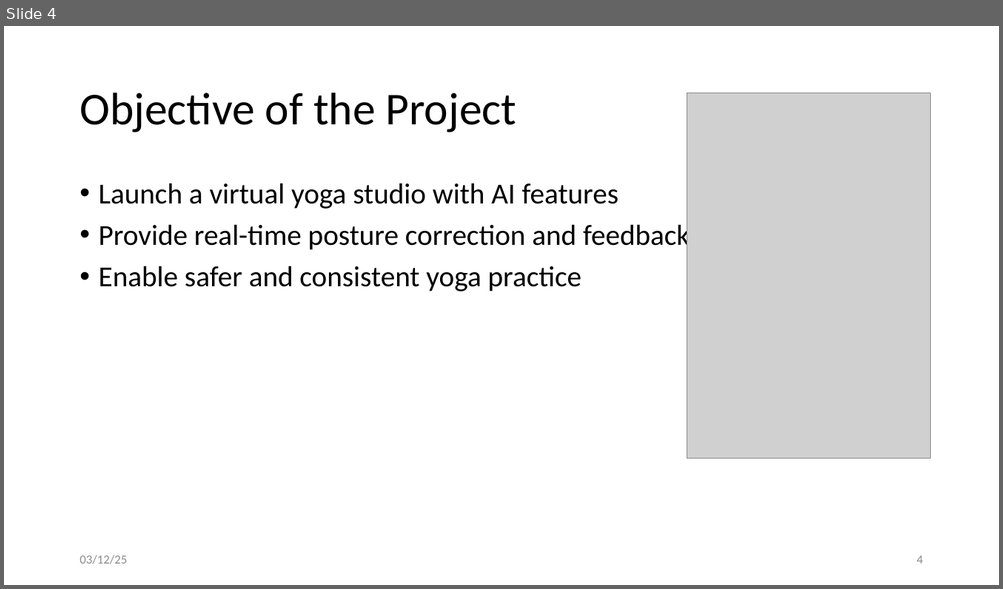
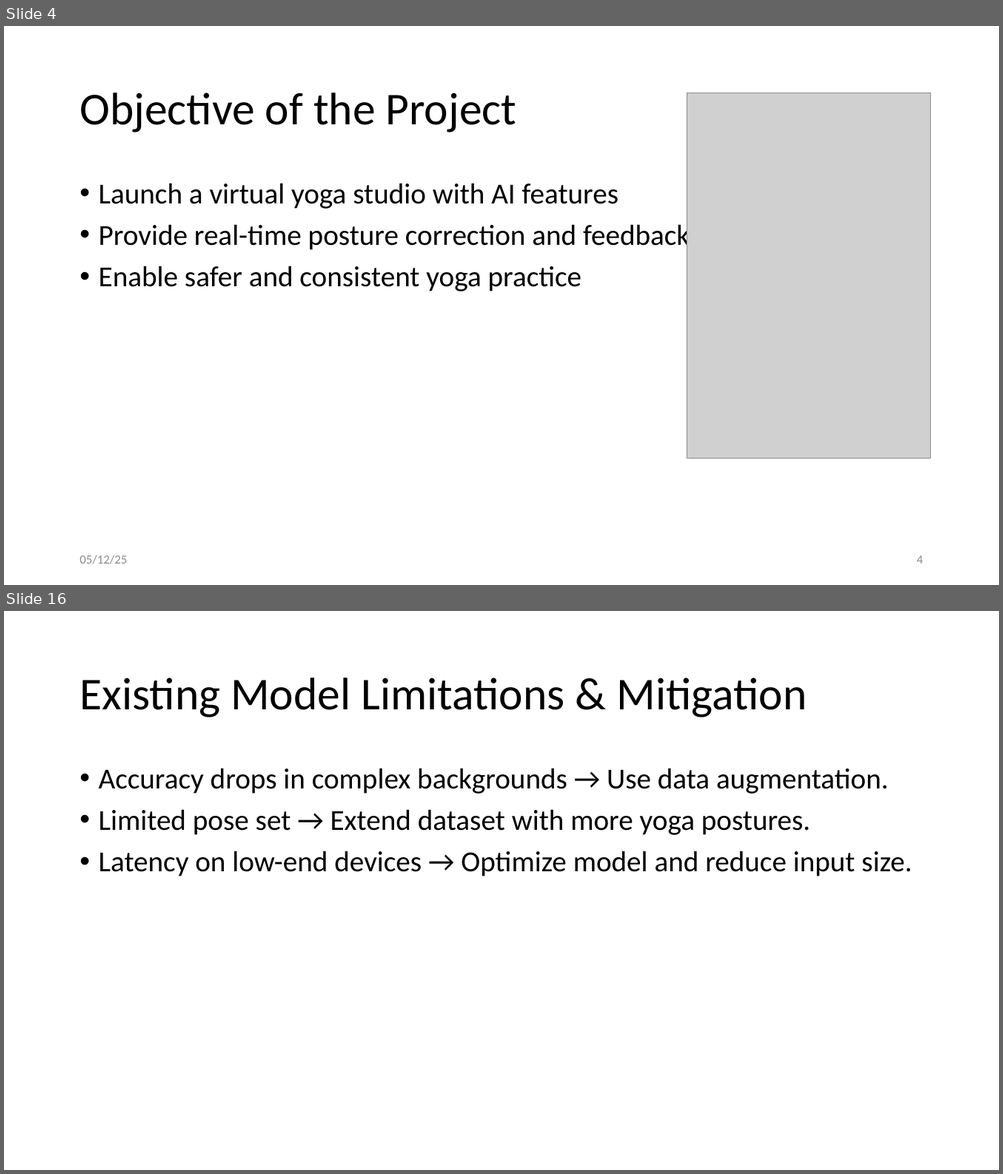
Before and after one commit to SaiSudhaV/VirtualYogaTrainer, a slide deck: docs/MT24AAC019_MiniProject_Evaluation3.pptx. Shown one above the other, each under a label of ours: slide 4 before the commit, slides 4 and 16 after it; the slides between them are not shown. The pictures are 1003x589 and 1003x1174 pixels, drawn with LibreOffice and Linux fonts; fonts in the diff are those of the drawing; grey boxes stand for pictures. Boxes give left, top, right and bottom in pixels: in the first picture for what was removed or moved away, otherwise in the second. Text is boxed around its words. In the diff, an @@ line names an element or a change of style, - is before the commit and + after.

```diff
--- a/docs/MT24AAC019_MiniProject_Evaluation3.pptx
+++ b/docs/MT24AAC019_MiniProject_Evaluation3.pptx
@@ slide 16 added at bbox=[4, 611, 999, 1170], background #FFFFFF @@
@@ title added at bbox=[79, 678, 806, 718], 44 pt, text #000000 @@
+Existing Model Limitations & Mitigation
@@ text added at bbox=[99, 768, 911, 877], 28 pt, text #000000 @@
+• Accuracy drops in complex backgrounds → Use data augmentation.
+• Limited pose set → Extend dataset with more yoga postures.
+• Latency on low-end devices → Optimize model and reduce input size.
@@ slide 4 changed as well @@
@@ text at bbox=[79, 555, 127, 565]: text changed @@
-03/12/25
+05/12/25
```
Also in this commit, not shown: 8 other slides changed, 16 other slides added, 1 slide removed, 13 other files.
